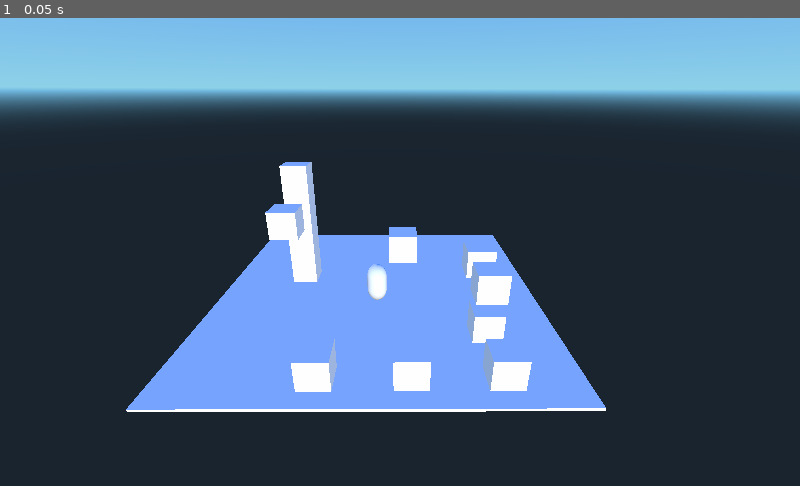
Above: before the commit, frame 1.
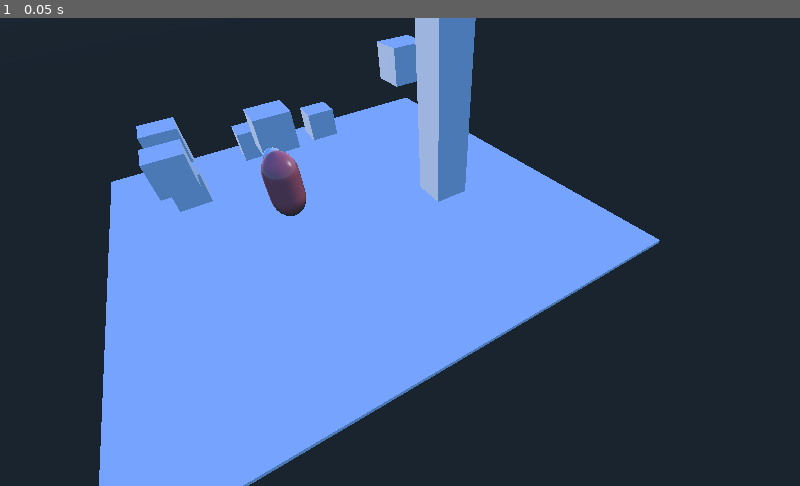
Above: after the commit, the same moment.

Repository: YakandaStudios/Cubio
Game: Godot game, scene res://Cubio_GameKef.tscn
Same seed, same stepped clock (60 frames per second), same inputs: the game is played once before the commit and once after it.
Inputs:
- Up to frame 1 (0.05 s): no input

The runs differ from the first frame. In frame 1, 49% of the frame differs, in the area x 0-100%, y 0-100%.
Error after the commit: Parse Error: The method "move" isn't declared in the current class. (res://Player/player.gd:40)

Commit message:
Avance 18-08-17

Diff:
--- a/Cubio_GameKef.tscn
+++ b/Cubio_GameKef.tscn
@@ -36,6 +36,60 @@
 radial_segments = 64
 rings = 8
 
+[sub_resource type="SpatialMaterial" id=7]
+
+flags_transparent = false
+flags_unshaded = false
+flags_vertex_lighting = false
+flags_on_top = false
+flags_use_point_size = false
+flags_fixed_size = false
+vertex_color_use_as_albedo = false
+vertex_color_is_srgb = false
+params_diffuse_mode = 0
+params_specular_mode = 0
+params_blend_mode = 0
+params_cull_mode = 0
+params_depth_draw_mode = 0
+params_line_width = 1.0
+params_point_size = 1.0
+params_billboard_mode = 0
+params_grow = false
+params_use_alpha_scissor = false
+albedo_color = Color( 0.957031, 0.452347, 0.452347, 1 )
+metallic = 0.0
+metallic_specular = 0.5
+metallic_texture_channel = 0
+roughness = 0.0
+roughness_texture_channel = 0
+emission_enabled = false
+normal_enabled = false
+rim_enabled = false
+clearcoat_enabled = false
+anisotropy_enabled = false
+ao_enabled = false
+depth_enabled = false
+subsurf_scatter_enabled = false
+refraction_enabled = false
+detail_enabled = false
+uv1_scale = Vector3( 1, 1, 1 )
+uv1_offset = Vector3( 0, 0, 0 )
+uv1_triplanar = false
+uv1_triplanar_sharpness = 1.0
+uv2_scale = Vector3( 1, 1, 1 )
+uv2_offset = Vector3( 0, 0, 0 )
+uv2_triplanar = false
+uv2_triplanar_sharpness = 1.0
+_sections_unfolded = [ "Albedo" ]
+
+[sub_resource type="SphereMesh" id=8]
+
+radius = 0.4
+height = 1.1
+radial_segments = 64
+rings = 32
+is_hemisphere = false
+
 [node name="Cubio_GameKef" type="Node"]
 
 [node name="Scenario" type="Spatial" parent="."]
@@ -391,7 +445,7 @@
 [node name="KinematicBody" type="KinematicBody" parent="."]
 
 editor/display_folded = true
-transform = Transform( 1.5, 0, 0, 0, -6.55671e-08, -2, 0, 1.5, -8.74228e-08, -3.31081, 3.42604, 0 )
+transform = Transform( 1.5, 0, 0, 0, -6.55671e-08, -2, 0, 1.5, -8.74228e-08, 8.63928, 10.0329, 6.22688 )
 input_ray_pickable = true
 input_capture_on_drag = false
 collision_layer = 1
@@ -399,12 +453,12 @@
 collision/safe_margin = 0.001
 script = ExtResource( 1 )
 _sections_unfolded = [ "Transform", "Visibility" ]
-speed = 0.2
 gravity = -2
 jump_speed = 0.5
 
 [node name="CollisionShape" type="CollisionShape" parent="KinematicBody"]
 
+transform = Transform( 1, 0, 0, 0, 1, 0, 0, -3.55271e-15, 1, 0, 0, 0 )
 shape = SubResource( 5 )
 disabled = false
 
@@ -422,11 +476,29 @@
 lod_max_hysteresis = 0.0
 mesh = SubResource( 6 )
 skeleton = NodePath("..")
+material/0 = SubResource( 7 )
+_sections_unfolded = [ "material" ]
+
+[node name="MeshInstance2" type="MeshInstance" parent="KinematicBody"]
+
+transform = Transform( 1, 0, 0, 0, 1, 0, 0, -2.4869e-14, 1, -0.967893, -5.56466e-08, -0.954784 )
+layers = 1
+material_override = null
+cast_shadow = 1
+extra_cull_margin = 0.0
+visible_in_all_rooms = false
+use_in_baked_light = false
+lod_min_distance = 0.0
+lod_min_hysteresis = 0.0
+lod_max_distance = 0.0
+lod_max_hysteresis = 0.0
+mesh = SubResource( 8 )
+skeleton = NodePath("..")
 material/0 = null
 
 [node name="Camera" type="Camera" parent="."]
 
-transform = Transform( -0.00575293, 0.403763, -0.914846, 0.00253898, 0.914863, 0.403755, 0.99998, 0, -0.00628829, -53.3999, 30.5953, 3.18795 )
+transform = Transform( 0.499029, -0.563457, 0.658396, -0.068139, 0.731894, 0.678003, -0.863902, -0.383206, 0.326843, 36.939, 26.1317, 10.0953 )
 projection = 0
 fov = 65.0
 near = 0.1
--- a/Player/player.gd
+++ b/Player/player.gd
@@ -19,12 +19,15 @@
 #SOFTWARE.
 extends KinematicBody
 
-export(float) var speed = 0.2
+var speed = 0.3
 export(float) var gravity = -2
 export(float) var jump_speed = 0.5
+var current_position = Vector3()
 var dir = Vector3()
+var rot = 0
 
 func _ready():
+	current_position = get_transform().origin
 	set_process(true)
 
 #Set free the character object and pause the game
@@ -32,46 +35,49 @@
 	queue_free()
 	get_tree().set_pause(true)
 
-func move_front():
-	#dir.z = horizontal_speed
-	#	move(dir)
-	pass
+func move_front(current_position):
+	current_position.z = speed
+	move(current_position)
 
-func move_back():
-		#dir.z = horizontal_speed
-	#	move(dir)
-	pass
+func move_back(current_position):
+	current_position.z = -speed
+	move(current_position)
 
 func turn_right():
-		#dir.z = horizontal_speed
-	#	move(dir)
+	rotate_y(PI/2)
 	pass
 
 func turn_left():
-		#dir.z = horizontal_speed
-	#	move(dir)
+	rotate_y(-PI/2)
 	pass
 
-func jump():
-		#dir.z = horizontal_speed
-	#	move(dir)
+func half_turn():
+	rotate_y(PI)
+	pass
+
+func jump(delta):
+	dir.y = jump_speed
 	pass
 
 #It has the functionality about the gravitiy and movement of the character
 func _process(delta):
-#	dir.y += delta*gravity
+	current_position = get_transform().origin
+	print(current_position)
 
-	if Input.is_action_just_pressed("ui_up"):
-		move_front()
+	if Input.is_action_pressed("w"):
+		move_front(current_position)
 
-	if Input.is_action_just_pressed("ui_down"):
-		move_back()
+	if Input.is_action_pressed("s"):
+		move_back(current_position)
 
-	if Input.is_action_just_pressed("ui_right"):
+	if Input.is_action_just_pressed("a"):
 		turn_right()
 
-	if Input.is_action_just_pressed("ui_left"):
+	if Input.is_action_just_pressed("d"):
 		turn_left()
 
 	if Input.is_action_just_pressed("ui_jump"):
-		jump()
+		jump(delta)
+
+	dir.y += delta*gravity
+	move(dir)
--- a/StateBase.gd
+++ b/StateBase.gd
@@ -1,18 +1,27 @@
 extends Node
 
-func _init():
+func enter(player):
 	pass
 
 func _process(delta):
 	pass
 
-func handleInput(player, input) {
-    if (input == RELEASE_DOWN)
-    {
-      // Change to standing state...
-      heroine.setGraphics(IMAGE_STAND);
-    }
-  }
+#func handleInput(player, input)
+#    if (input == RELEASE_DOWN)
+#    {
+#      // Change to standing state...
+#      heroine.setGraphics(IMAGE_STAND);
+#    }
+#  }
 
+	# Handle input events.
+func _input(event):
+    pass
+
+# Update physics processing.
+func _fixed_process(delta):
+    pass
+
+# Handle exit events.
 func exit():
-	pass
+    pass
--- a/project.godot
+++ b/project.godot
@@ -18,6 +18,14 @@
 
 ui_jump=[ Object(InputEventKey,"resource_local_to_scene":false,"resource_name":"","device":0,"alt":false,"shift":false,"control":false,"meta":false,"command":false,"pressed":false,"scancode":32,"unicode":0,"echo":false,"script":null)
  ]
+w=[ Object(InputEventKey,"resource_local_to_scene":false,"resource_name":"","device":0,"alt":false,"shift":false,"control":false,"meta":false,"command":false,"pressed":false,"scancode":87,"unicode":0,"echo":false,"script":null)
+ ]
+a=[ Object(InputEventKey,"resource_local_to_scene":false,"resource_name":"","device":0,"alt":false,"shift":false,"control":false,"meta":false,"command":false,"pressed":false,"scancode":65,"unicode":0,"echo":false,"script":null)
+ ]
+s=[ Object(InputEventKey,"resource_local_to_scene":false,"resource_name":"","device":0,"alt":false,"shift":false,"control":false,"meta":false,"command":false,"pressed":false,"scancode":83,"unicode":0,"echo":false,"script":null)
+ ]
+d=[ Object(InputEventKey,"resource_local_to_scene":false,"resource_name":"","device":0,"alt":false,"shift":false,"control":false,"meta":false,"command":false,"pressed":false,"scancode":68,"unicode":0,"echo":false,"script":null)
+ ]
 
 [rendering]
 
Not shown: 1 places in Cubio_GameKef.tscn that only renumber resources
Not shown, added: p_20170817_105731_vhdr_auto.jpg.import
